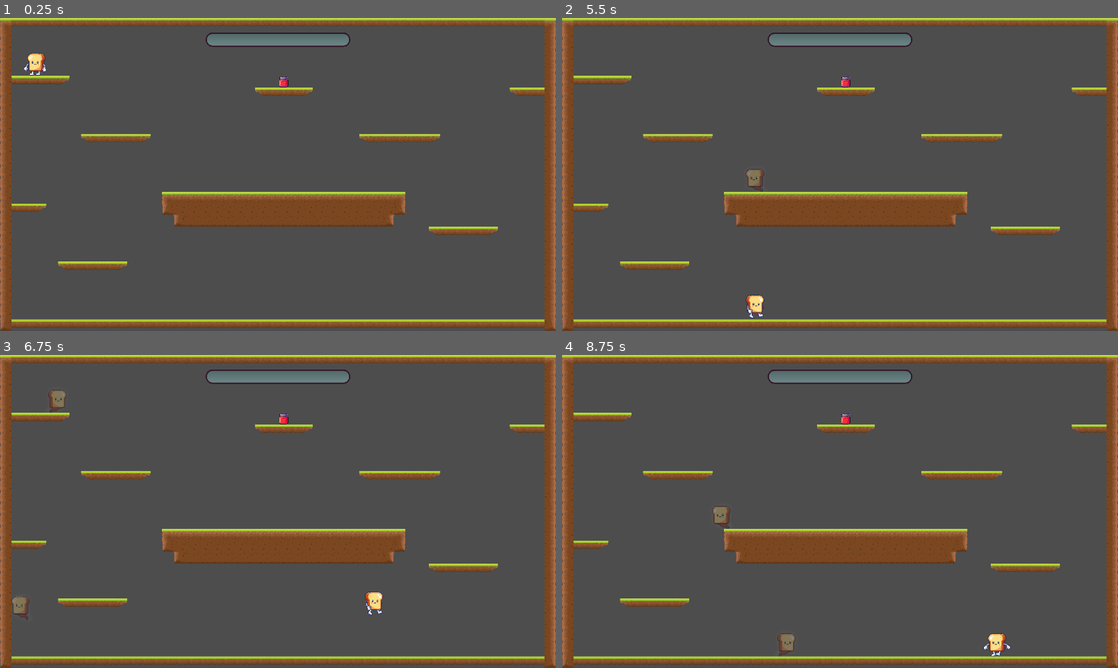
Above: before the commit, frames 1-4 (two rows, left to right).
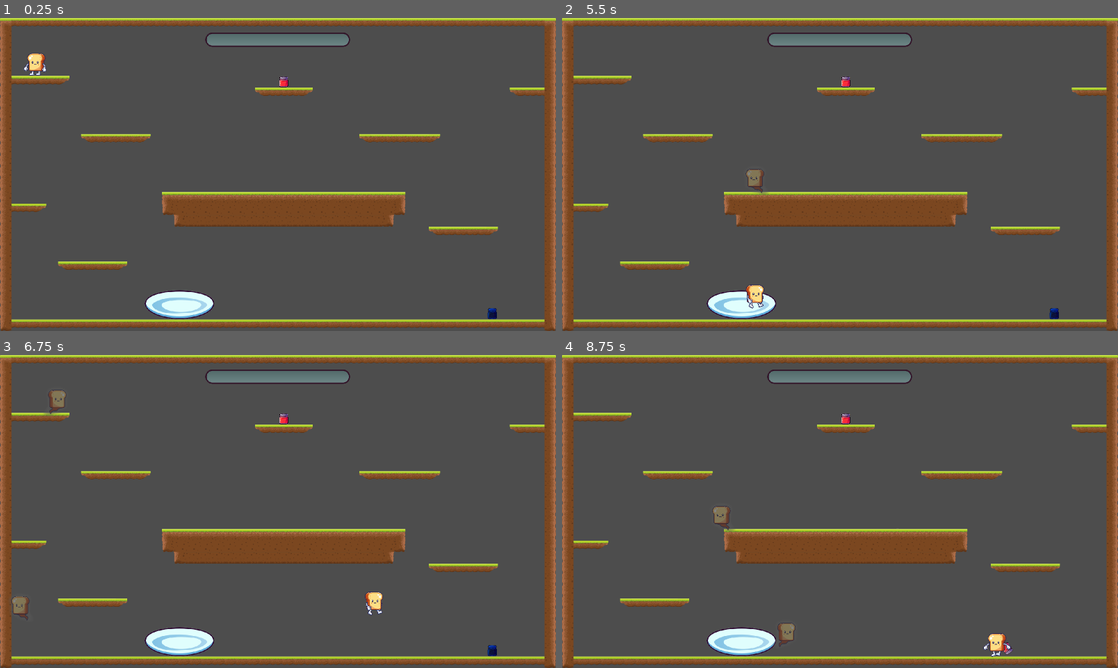
Above: after the commit, the same moments.

Repository: Alliance-of-Numpties/terry-toastington
Game: Godot game, scene res://scenes/main.tscn
Two runs of this game, one before a commit and one after it. Both use one fixed random seed, a clock stepped at 60 frames per second and the inputs below.
Inputs (mouse positions are in pixels of both pictures, inside the frame that each line leads up to):
- Up to frame 1 (0.25 s): no input
- Up to frame 2 (5.5 s): tap Enter at 0.5 s; move the mouse to (812, 237) at 0.52 s; press the mouse at (812, 237) at 0.53 s; hold D (right) 0.53-2.03 s; tap Space (jump) at 0.77, 1.52, 3.02, 3.77, 4.52 s; move the mouse to (1006, 221) at 1.27 s; release the mouse at (1006, 221) at 1.28 s; click (1006, 221) at 1.35 s; move the mouse to (673, 127) at 2.02 s; press the mouse at (673, 127) at 2.03 s; hold A (left) 2.03-4.28 s; move the mouse to (867, 174) at 2.77 s; release the mouse at (867, 174) at 2.78 s; click (867, 174) at 2.85 s; move the mouse to (756, 96) at 3.52 s; press the mouse at (756, 96) at 3.53 s; move the mouse to (962, 158) at 4.27 s; release the mouse at (962, 158) at 4.28 s; hold D (right) from 4.28 s (still down); click (962, 158) at 4.35 s; move the mouse to (728, 190) at 5.02 s; press the mouse at (728, 190) at 5.03 s
- Up to frame 3 (6.75 s): keep holding D (right); move the mouse to (333, 442) at 5.77 s; release the mouse at (333, 442) at 5.78 s; click (333, 442) at 5.85 s; tap Space (jump) at 6.02 s; move the mouse to (250, 574) at 6.52 s; press the mouse at (250, 574) at 6.53 s
- Up to frame 4 (8.75 s): tap Space (jump) at 6.77, 7.52 s; move the mouse to (1006, 558) at 7.27 s; release the mouse at (1006, 558) at 7.28 s; click (1006, 558) at 7.35 s; move the mouse to (673, 464) at 8.02 s; release D (right) at 8.03 s; press the mouse at (673, 464) at 8.03 s; hold A (left) from 8.03 s (still down)

The runs differ from the first frame. In frame 1, 1.0% of the frame differs, in the area x 26-90%, y 5-97%; in frame 2, 1.0%; in frame 3, 1.0%; in frame 4, 1.2%, in the area x 26-82%, y 5-97%.

Commit message:
Add finish line (plate) to level1

Diff:
--- /dev/null
+++ b/plate.svg
@@ -0,0 +1,23 @@
+<?xml version="1.0" encoding="UTF-8" standalone="no"?>
+<!DOCTYPE svg PUBLIC "-//W3C//DTD SVG 1.1//EN" "http://www.w3.org/Graphics/SVG/1.1/DTD/svg11.dtd">
+<svg width="100%" height="100%" viewBox="0 0 240 100" version="1.1" xmlns="http://www.w3.org/2000/svg" xmlns:xlink="http://www.w3.org/1999/xlink" xml:space="preserve" xmlns:serif="http://www.serif.com/" style="fill-rule:evenodd;clip-rule:evenodd;stroke-linejoin:round;stroke-miterlimit:2;">
+    <g transform="matrix(1,0,0,1,-730,-896)">
+        <g transform="matrix(0.413793,0,0,0.413793,558.276,584.828)">
+            <g transform="matrix(1.0052,0,0,1.16592,324.532,135.049)">
+                <path d="M378.5,529.154C537.727,529.154 667,561.961 667,623.5C667,685.039 537.727,735 378.5,735C219.273,735 90,685.039 90,623.5C90,561.961 219.273,529.154 378.5,529.154Z" style="fill:rgb(224,254,253);"/>
+            </g>
+            <g transform="matrix(1.0052,0,0,1.16592,324.532,135.049)">
+                <path d="M665.48,612.191C666.485,615.846 667,619.616 667,623.5C667,685.039 537.727,735 378.5,735C219.273,735 90,685.039 90,623.5C90,619.616 90.515,615.846 91.52,612.191C106.439,666.695 229.323,713.558 378.5,713.558C527.677,713.558 650.561,666.695 665.48,612.191Z" style="fill:rgb(93,171,220);"/>
+            </g>
+            <g transform="matrix(1,0,0,1,327,244)">
+                <path d="M378,568C504.389,568 610,604 607,628C604.249,650.006 562.689,675.433 497,689C462.81,696.061 420.862,696.019 378,699C255.854,707.496 151.771,672.329 149,628C148.394,618.296 185.907,593.24 244,579C281.695,569.76 328.263,568 378,568ZM391,588C310,587 228,604 228,628C228,656.499 290.207,688 389,688C487.793,688 559,656.499 559,628C559,599.501 489.785,589.22 391,588Z" style="fill:url(#_Linear1);"/>
+            </g>
+            <g transform="matrix(1.0052,0,0,1.16592,324.532,135.049)">
+                <path d="M378.5,529.154C537.727,529.154 667,561.961 667,623.5C667,685.039 537.727,735 378.5,735C219.273,735 90,685.039 90,623.5C90,561.961 219.273,529.154 378.5,529.154ZM378.5,537.159C284.692,537.159 201.428,548.53 149.862,570.859C118.655,584.372 99.285,601.559 99.285,623.5C99.285,645.769 118.865,665.808 150.538,682.503C201.949,709.601 284.974,726.995 378.5,726.995C472.026,726.995 555.051,709.601 606.462,682.503C638.135,665.808 657.715,645.769 657.715,623.5C657.715,601.559 638.345,584.372 607.138,570.859C555.572,548.53 472.308,537.159 378.5,537.159Z" style="fill:rgb(46,10,48);"/>
+            </g>
+        </g>
+    </g>
+    <defs>
+        <linearGradient id="_Linear1" x1="0" y1="0" x2="1" y2="0" gradientUnits="userSpaceOnUse" gradientTransform="matrix(458.07,0,0,458.07,148.993,628)"><stop offset="0" style="stop-color:rgb(129,195,229);stop-opacity:1"/><stop offset="1" style="stop-color:rgb(170,215,238);stop-opacity:1"/></linearGradient>
+    </defs>
+</svg>
--- a/scenes/ghoast.tscn
+++ b/scenes/ghoast.tscn
@@ -23,12 +23,15 @@
 scale = Vector2(0.1, 0.1)
 
 [node name="GhoastEffect" type="Sprite2D" parent="Ghoast/Model"]
+z_index = 90
 texture = ExtResource("5_c582s")
 
 [node name="GhoastTrail" type="Sprite2D" parent="Ghoast/Model"]
+z_index = 90
 texture = ExtResource("4_m3j7g")
 
 [node name="Body" type="Sprite2D" parent="Ghoast/Model"]
+z_index = 90
 texture = ExtResource("3_kpqf8")
 
 [node name="CollisionShape2D" type="CollisionShape2D" parent="Ghoast"]
--- a/scenes/level1.gd
+++ b/scenes/level1.gd
@@ -6,7 +6,12 @@
 func _on_player_spawner_spawned_player():
 	var player = get_tree().get_first_node_in_group("Player")
 	player.death_end.connect(_on_player_death)
+	player.completed_level.connect(_on_player_completed_level)
 
 
 func _on_player_death():
 	get_parent().reload_current_scene()
+
+
+func _on_player_completed_level():
+	get_parent().reload_current_scene()
--- a/scenes/level1.tscn
+++ b/scenes/level1.tscn
@@ -11,7 +11,7 @@
 
 [node name="Level 1" type="Node2D" groups=["Level"]]
 script = ExtResource("1_5kmul")
-target_jam_points = 3
+target_jam_points = 5
 
 [node name="PlayerSpawner" parent="." node_paths=PackedStringArray("spawn_marker") instance=ExtResource("3_abosn")]
 spawn_marker = NodePath("../PlayerSpawnMarker")
@@ -25,15 +25,15 @@
 [node name="World" type="TileMap" parent="."]
 tile_set = ExtResource("1_43yrp")
 format = 2
-layer_0/tile_data = PackedInt32Array(1703983, 262145, 3, 163 …(4710 unchanged characters)… 08, 983042, 0, 196608, 589834, 0, 196608)
+layer_0/tile_data = PackedInt32Array(1703983, 262145, 3, 163 …(4710 unchanged characters)… 08, 983042, 0, 196608, 589834, 0, 196608, 1638415, 0, 327680, 1638442, 0, 262144)
 
 [node name="UI" type="Node2D" parent="."]
 script = ExtResource("4_rnuko")
 
 [node name="HBoxContainer" type="HBoxContainer" parent="UI"]
-offset_left = 50.0
+offset_left = 49.0
 offset_top = 50.0
-offset_right = 1870.0
+offset_right = 1869.0
 offset_bottom = 1030.0
 alignment = 1
 
@@ -49,3 +49,4 @@
 [connection signal="spawned_player" from="PlayerSpawner" to="." method="_on_player_spawner_spawned_player"]
 [connection signal="spawned_player" from="PlayerSpawner" to="Jam Spawner" method="_on_player_spawner_spawned_player"]
 [connection signal="spawned_player" from="PlayerSpawner" to="UI" method="_on_player_spawner_spawned_player"]
+[connection signal="body_entered" from="World/Item" to="World/Item" method="_on_body_entered" flags=18]
--- /dev/null
+++ b/scenes/plate.gd
@@ -0,0 +1,5 @@
+extends StaticBody2D
+
+
+func _on_area_2d_body_entered(penetrator):
+	penetrator.collided_with_plate(self)
--- /dev/null
+++ b/scenes/plate.tscn
@@ -0,0 +1,33 @@
+[gd_scene load_steps=5 format=3 uid="uid://dsnxfaddss38r"]
+
+[ext_resource type="Texture2D" uid="uid://bkpq1hiwduu8t" path="res://plate.svg" id="1_irtfu"]
+[ext_resource type="Script" path="res://scenes/plate.gd" id="1_svaqn"]
+
+[sub_resource type="RectangleShape2D" id="RectangleShape2D_svxro"]
+size = Vector2(240, 40)
+
+[sub_resource type="CircleShape2D" id="CircleShape2D_7h7fs"]
+radius = 80.0
+
+[node name="Plate" type="StaticBody2D"]
+position = Vector2(2.08165e-12, 2.08165e-12)
+script = ExtResource("1_svaqn")
+
+[node name="Sprite2D" type="Sprite2D" parent="."]
+position = Vector2(-2.08165e-12, -30)
+texture = ExtResource("1_irtfu")
+
+[node name="CollisionShape2D" type="CollisionShape2D" parent="."]
+position = Vector2(-2.08165e-12, 0)
+shape = SubResource("RectangleShape2D_svxro")
+
+[node name="Area2D" type="Area2D" parent="."]
+collision_layer = 0
+collision_mask = 2
+
+[node name="CollisionShape2D" type="CollisionShape2D" parent="Area2D"]
+position = Vector2(2.08165e-12, -30)
+scale = Vector2(1, 0.5)
+shape = SubResource("CircleShape2D_7h7fs")
+
+[connection signal="body_entered" from="Area2D" to="." method="_on_area_2d_body_entered"]
--- a/scenes/player.tscn
+++ b/scenes/player.tscn
@@ -489,6 +489,7 @@
 position = Vector2(-100, 220)
 
 [node name="BackLeg" type="Sprite2D" parent="Model/Legs/BackHip"]
+z_index = 100
 position = Vector2(80, -220)
 texture = ExtResource("2_enaa8")
 
@@ -496,6 +497,7 @@
 position = Vector2(120, 220)
 
 [node name="FrontLeg" type="Sprite2D" parent="Model/Legs/FrontHip"]
+z_index = 100
 position = Vector2(94.219, -220.732)
 texture = ExtResource("3_whvu1")
 flip_h = true
@@ -507,10 +509,12 @@
 position = Vector2(-220, -10)
 
 [node name="BackArm" type="Sprite2D" parent="Model/UpperBody/BackShoulder"]
+z_index = 100
 position = Vector2(220, 10)
 texture = ExtResource("4_npynr")
 
 [node name="Body" type="Sprite2D" parent="Model/UpperBody"]
+z_index = 100
 position = Vector2(0, -4.76837e-07)
 texture = ExtResource("2_21i3r")
 
@@ -518,6 +522,7 @@
 position = Vector2(240, -10)
 
 [node name="FrontArm" type="Sprite2D" parent="Model/UpperBody/FrontShoulder"]
+z_index = 100
 position = Vector2(-240, 10)
 texture = ExtResource("3_cl512")
 
--- a/scripts/Player.gd
+++ b/scripts/Player.gd
@@ -5,6 +5,7 @@
 signal death_start
 signal death_end
 signal got_jam
+signal completed_level
 
 @export var speed = 500.0
 @export var jump_velocity = -900.0
@@ -22,8 +23,10 @@
 
 var dead = false
 
+
 func _ready():
 	animation_tree.active = true
+
 
 func _physics_process(delta):
 	# Add the gravity.
@@ -76,6 +79,11 @@
 	got_jam.emit()
 
 
+func collided_with_plate(plate):
+	if jam_points == get_tree().get_first_node_in_group("Level").target_jam_points:
+		completed_level.emit()
+
+
 func pickup_gun(new_gun: PackedScene):
 	if gun != null:
 		gun.queue_free()
@@ -86,10 +94,12 @@
 	hand.remote_path = hand.get_path_to(gun)
 	gun.empty_clip.connect(drop_gun)
 
+
 func drop_gun():
 	gun.queue_free()
 	gun = null
 	hand.remote_path = NodePath("")
+
 
 func reached_finish_line():
 	get_tree().change_scene_to_file("res://scenes/home_menu.tscn")
@@ -101,6 +111,7 @@
 	death_start.emit()
 	dead = true
 
+
 func death_anim_done():
 	print("DEAD")
 	death_end.emit()
--- a/tiles.tres
+++ b/tiles.tres
@@ -1,16 +1,19 @@
-[gd_resource type="TileSet" load_steps=8 format=3 uid="uid://s6jr1v8akh6q"]
+[gd_resource type="TileSet" load_steps=9 format=3 uid="uid://s6jr1v8akh6q"]
 
 [ext_resource type="PackedScene" uid="uid://c2sjl2lumqg5o" path="res://scenes/jam.tscn" id="1_7iir2"]
 [ext_resource type="Texture2D" uid="uid://cgcdnlurqo8ge" path="res://Tile.svg" id="1_cl5sa"]
 [ext_resource type="PackedScene" uid="uid://bf0aobie6ooha" path="res://scenes/finish.tscn" id="2_4bhwh"]
 [ext_resource type="PackedScene" uid="uid://bs38s85nngg6d" path="res://scenes/jam_spawn_point.tscn" id="3_m1ix3"]
 [ext_resource type="PackedScene" uid="uid://c66ci8gwakmhr" path="res://scenes/gun_pickup.tscn" id="3_wea8o"]
+[ext_resource type="PackedScene" path="res://scenes/plate.tscn" id="4_0tjgi"]
 
 [sub_resource type="TileSetScenesCollectionSource" id="TileSetScenesCollectionSource_tex5w"]
 scenes/1/scene = ExtResource("1_7iir2")
 scenes/2/scene = ExtResource("2_4bhwh")
 scenes/3/scene = ExtResource("3_m1ix3")
 scenes/4/scene = ExtResource("3_wea8o")
+scenes/5/scene = ExtResource("4_0tjgi")
+scenes/5/display_placeholder = ExtResource("4_0tjgi")
 
 [sub_resource type="TileSetAtlasSource" id="TileSetAtlasSource_818o3"]
 texture = ExtResource("1_cl5sa")
Not shown, added: plate.svg.import
